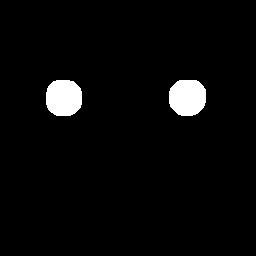
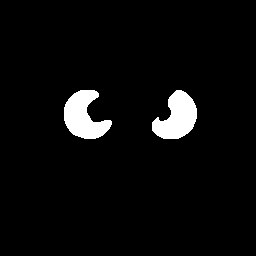
Before/after of a 256 x 256 layered artwork. What changed in the layer stack:
added layer "Layer 5" above "Enemy1 (2)" over [left=46, top=80, right=206, bottom=139]
added layer "Enemy1 (2)" above "Enemy1 (1)" over [left=46, top=80, right=206, bottom=139]
hid "Layer 3", moved it above "Layer 1 copy", painted on it over [left=46, top=80, right=206, bottom=139]
hid "Layer 2" over [left=46, top=80, right=206, bottom=139]
